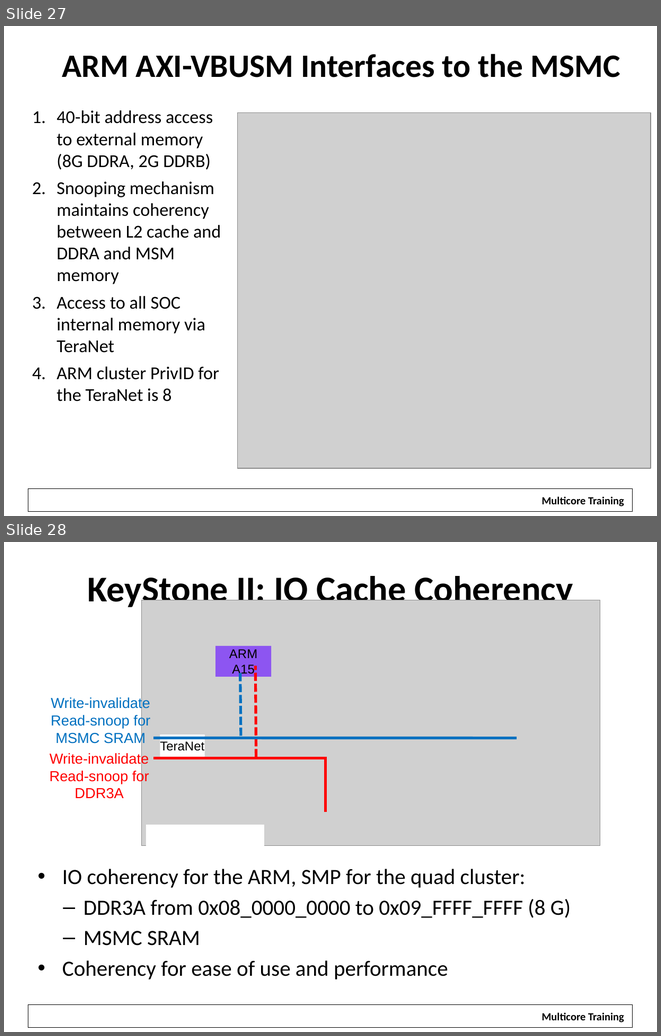
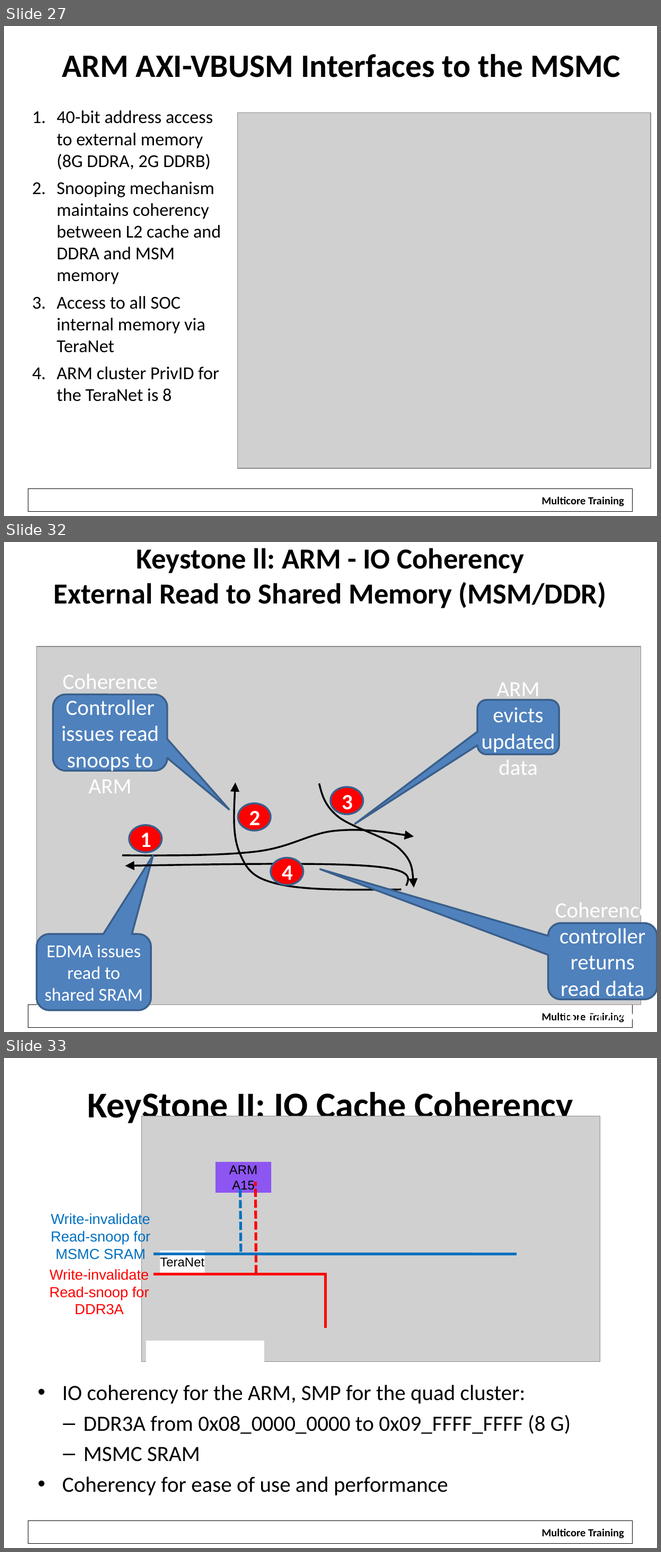
Before and after one commit to hari1989/keystone-workshop, a slide deck: preliminary/Working/presentations/KeyStoneII ARM Overview.pptx. Shown one above the other, each under a label of ours: slides 27 and 28 before the commit, slides 27, 32 and 33 after it; the slides between them are not shown. The pictures are 661x1036 and 661x1552 pixels, drawn with LibreOffice and Linux fonts; fonts in the diff are those of the drawing; grey boxes stand for pictures; background and template pictures are left out. Boxes give left, top, right and bottom in pixels: in the first picture for what was removed or moved away, otherwise in the second. Text is boxed around its words. In the diff, an @@ line names an element or a change of style, - is before the commit and + after.

```diff
--- a/preliminary/Working/presentations/KeyStoneII ARM Overview.pptx
+++ b/preliminary/Working/presentations/KeyStoneII ARM Overview.pptx
@@ slide 32 added at (x1=4, y1=542, x2=657, y2=1032), background #FFFFFF; not listed: 2 template elements that a slide beside it also shows @@
@@ title added at (x1=54, y1=548, x2=607, y2=608), 32 pt, text #000000, bold @@
+Keystone ll: ARM - IO Coherency
+External Read to Shared Memory (MSM/DDR)
@@ picture added at (x1=37, y1=646, x2=641, y2=1004) @@
@@ rounded speech box added at (x1=53, y1=694, x2=167, y2=770), fill #4F81BD, outline #3A5F8C 2 pt, 24 pt, text #FFFFFF @@
+Coherence Controller issues read snoops to ARM
@@ rounded speech box added at (x1=477, y1=700, x2=559, y2=754), fill #4F81BD, outline #3A5F8C 2 pt, 24 pt, text #FFFFFF @@
+ARM evicts updated data
@@ freeform shape added at (x1=232, y1=782, x2=401, y2=890), outline #000000 2 pt @@
@@ freeform shape added at (x1=319, y1=784, x2=414, y2=888), outline #000000 2 pt @@
@@ ellipse added at (x1=330, y1=787, x2=363, y2=814), fill #FF0000, outline #3A5F8C 2 pt, 24 pt, text #FFFFFF, bold @@
+3
@@ ellipse added at (x1=238, y1=803, x2=271, y2=831), fill #FF0000, outline #3A5F8C 2 pt, 24 pt, text #FFFFFF, bold @@
+2
@@ ellipse added at (x1=130, y1=824, x2=162, y2=852), fill #FF0000, outline #3A5F8C 2 pt, 24 pt, text #FFFFFF, bold @@
+1
@@ freeform shape added at (x1=122, y1=828, x2=413, y2=855), outline #000000 2 pt @@
@@ ellipse added at (x1=271, y1=857, x2=303, y2=885), fill #FF0000, outline #3A5F8C 2 pt, 24 pt, text #FFFFFF, bold @@
+4
@@ freeform shape added at (x1=125, y1=863, x2=413, y2=886), outline #000000 2 pt @@
@@ rounded speech box added at (x1=548, y1=923, x2=657, y2=999), fill #4F81BD, outline #3A5F8C 2 pt, 24 pt, text #FFFFFF @@
+Coherence controller returns read data to EDMA
@@ rounded speech box added at (x1=37, y1=934, x2=151, y2=1010), fill #4F81BD, outline #3A5F8C 2 pt, 20 pt, text #FFFFFF @@
+EDMA issues read to shared SRAM
@@ what was slide 28 is now slide 33 @@
```
Also in this commit, not shown: 4 other slides added.
